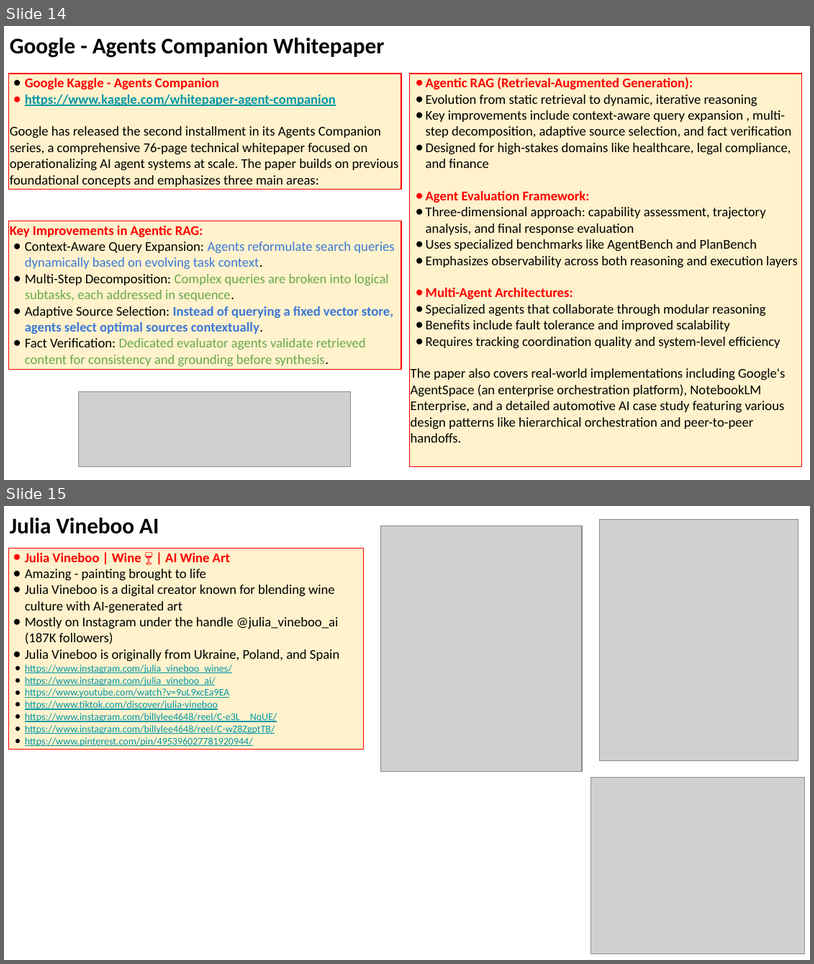
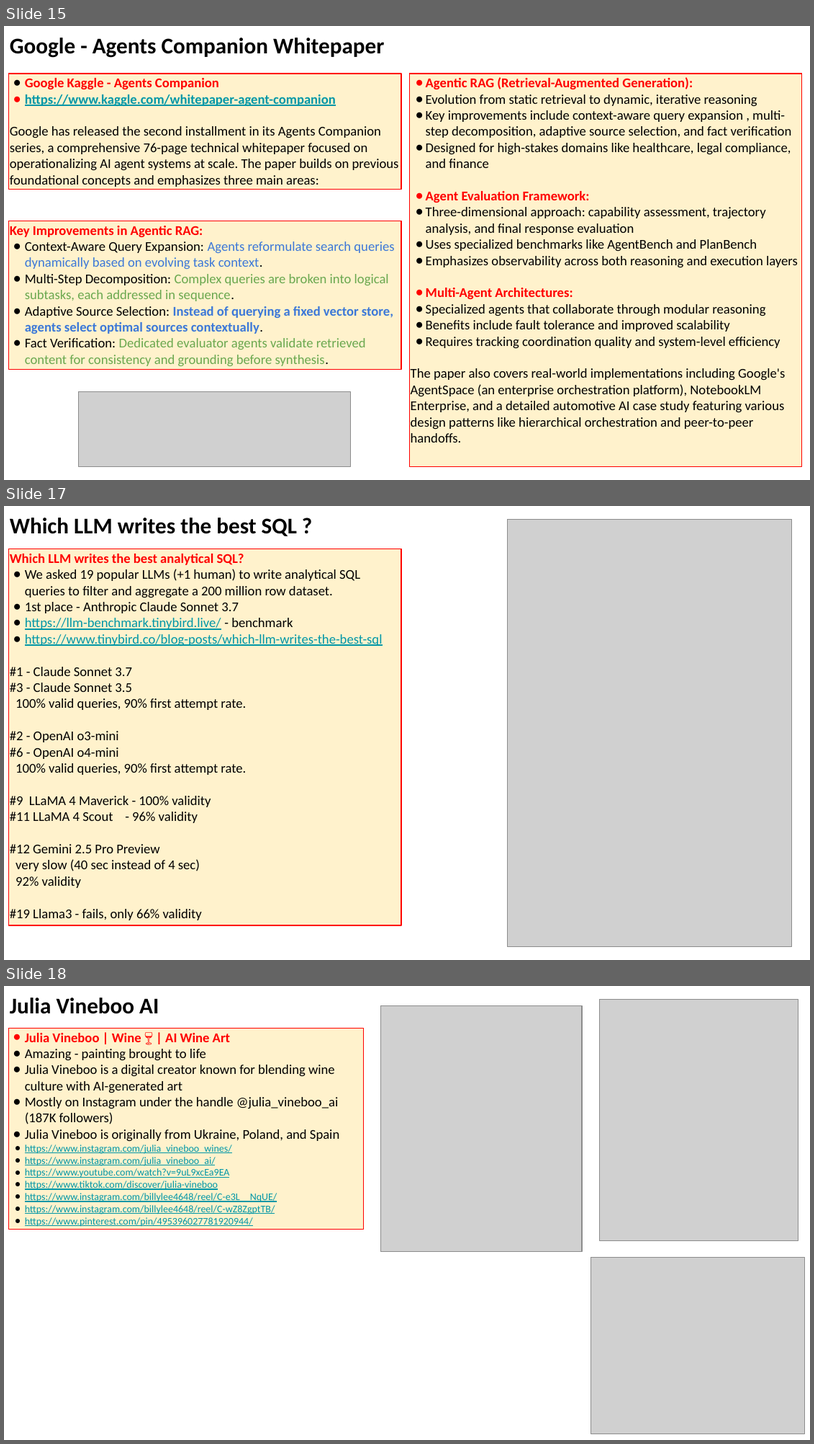
Before and after one commit to lselector/seminar, a slide deck: 2025/2025-05-09-AI-Updates.pptx. Shown one above the other, each under a label of ours: slides 14 and 15 before the commit, slides 15, 17 and 18 after it; the slides between them are not shown. The pictures are 814x964 and 814x1444 pixels, drawn with LibreOffice and Linux fonts; fonts in the diff are those of the drawing; grey boxes stand for pictures. Boxes give left, top, right and bottom in pixels: in the first picture for what was removed or moved away, otherwise in the second. Text is boxed around its words. In the diff, an @@ line names an element or a change of style, - is before the commit and + after.

```diff
--- a/2025/2025-05-09-AI-Updates.pptx
+++ b/2025/2025-05-09-AI-Updates.pptx
@@ slide 17 added at bbox=[4, 506, 810, 960], background #FFFFFF @@
@@ text added at bbox=[10, 518, 297, 536], 20 pt, text #000000, bold @@
+Which LLM writes the best SQL ?
@@ picture added at bbox=[507, 520, 792, 947] @@
@@ rectangle added at bbox=[9, 548, 401, 925], fill #FFF2CC, outline #FF0000 0.75 pt, 12 pt, text #000000 @@
+Which LLM writes the best analytical SQL?
+● We asked 19 popular LLMs (+1 human) to write analytical SQL queries to filter and aggregate a 200 million row dataset.
+● 1st place - Anthropic Claude Sonnet 3.7
+● https://llm-benchmark.tinybird.live/ - benchmark
+● https://www.tinybird.co/blog-posts/which-llm-writes-the-best-sql
+#1 - Claude Sonnet 3.7
+#3 - Claude Sonnet 3.5
+100% valid queries, 90% first attempt rate.
+#2 - OpenAI o3-mini
+#6 - OpenAI o4-mini
+100% valid queries, 90% first attempt rate.
+#9 LLaMA 4 Maverick - 100% validity
+#11 LLaMA 4 Scout - 96% validity
+#12 Gemini 2.5 Pro Preview
+very slow (40 sec instead of 4 sec)
+92% validity
+#19 Llama3 - fails, only 66% validity
@@ what was slide 14 is now slide 15 @@
@@ what was slide 15 is now slide 18 @@
```
Also in this commit, not shown: 4 slides changed, 3 other slides added, 1 slide removed, 1 other file.
